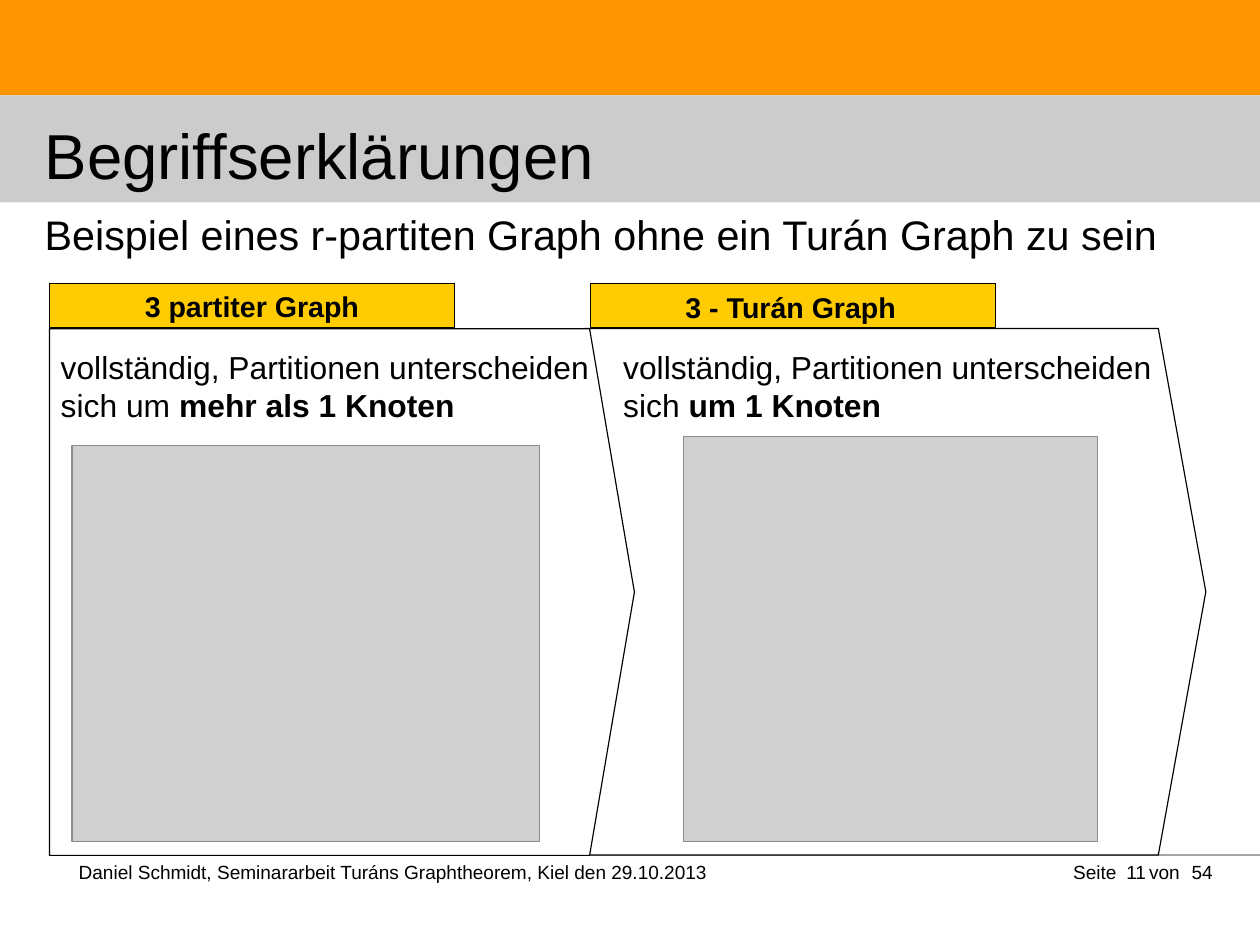
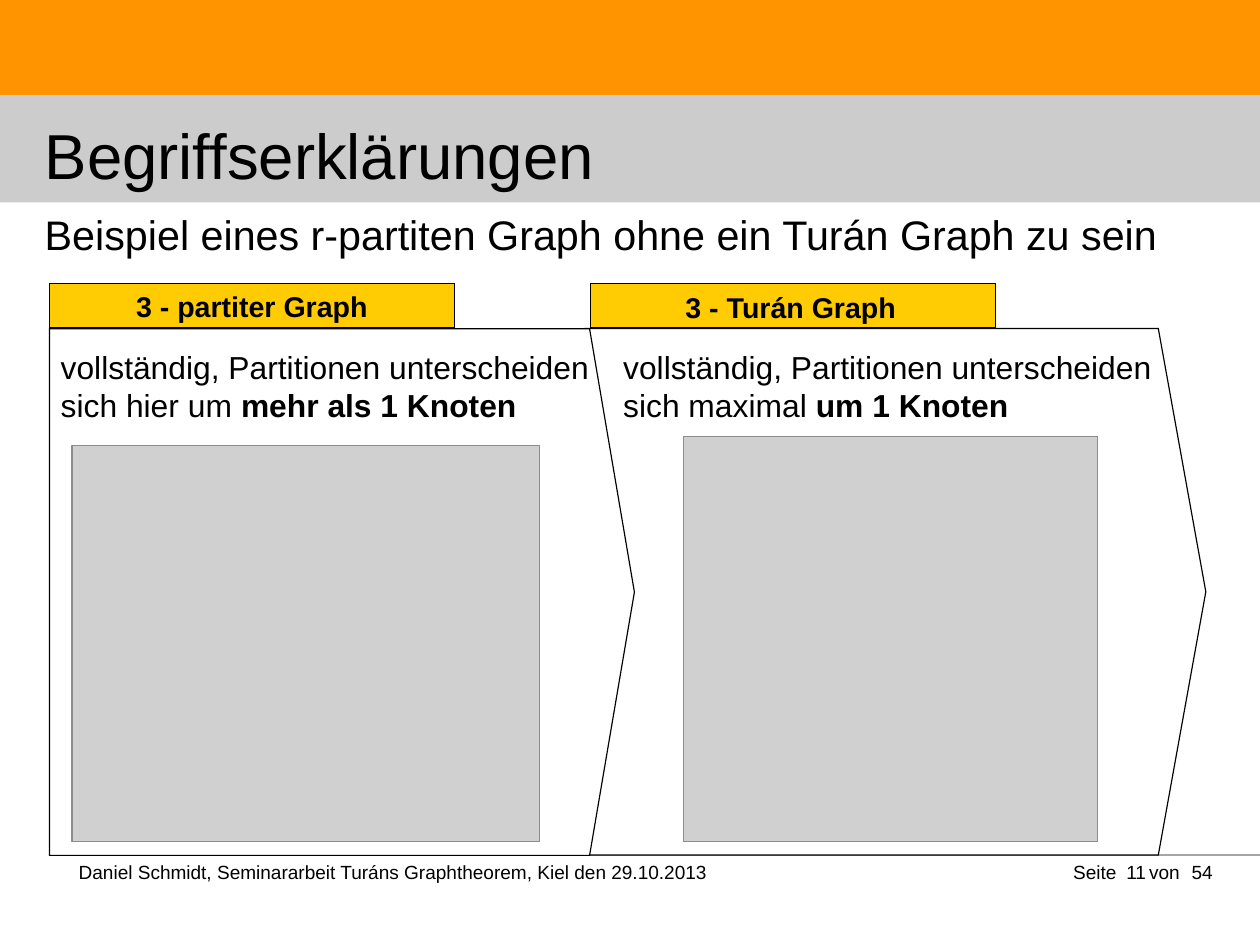
Before and after one commit to DanielMSchmidt/kombinatorik, a slide deck: slide 11 of Kombinatorik.odp. Drawn at 1260x945 pixels with LibreOffice and Linux fonts; fonts in the diff are those of the drawing; grey boxes stand for pictures. Boxes give left, top, right and bottom in pixels: in the first picture for what was removed or moved away, otherwise in the second. Text is boxed around its words. In the diff, an @@ line names an element or a change of style, - is before the commit and + after.

```diff
--- a/Kombinatorik.odp
+++ b/Kombinatorik.odp
@@ text in rectangle at (136, 296, 368, 322): text changed @@
-3 partiter Graph
+3 - partiter Graph
@@ text at (61, 356, 589, 418): text changed @@
-vollständig, Partitionen unterscheiden sich um mehr als 1 Knoten
+vollständig, Partitionen unterscheiden sich hier um mehr als 1 Knoten
@@ text at (623, 356, 1152, 418): text changed @@
-vollständig, Partitionen unterscheiden sich um 1 Knoten
+vollständig, Partitionen unterscheiden sich maximal um 1 Knoten
```
Also in this commit, not shown: 3 other slides changed.
